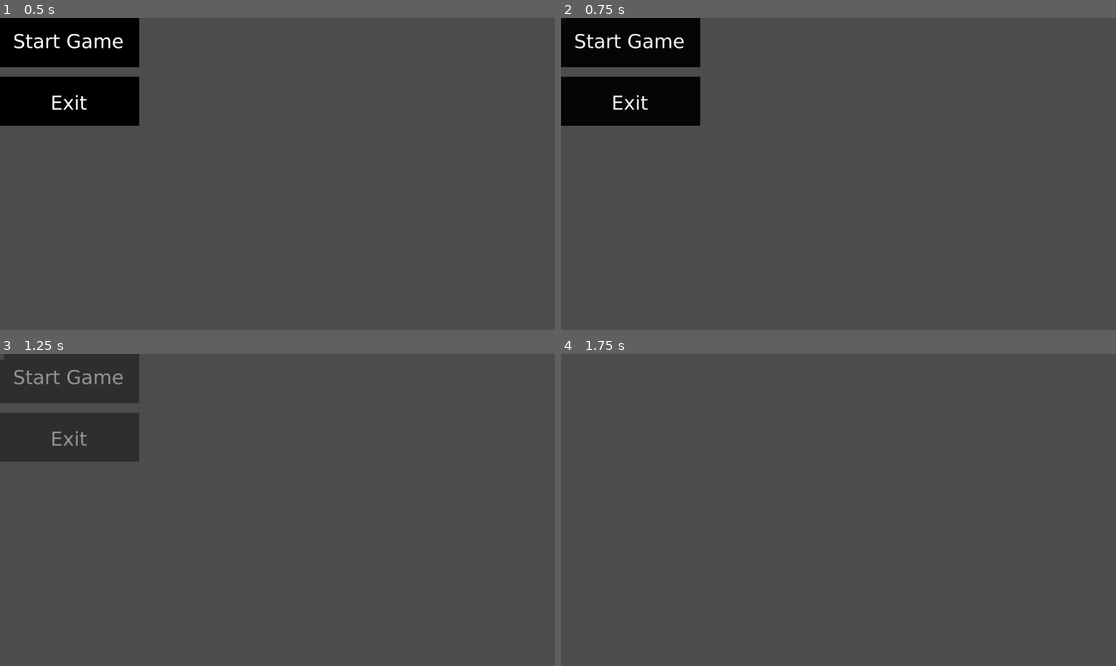
Above: before the commit, frames 1-4 (two rows, left to right).
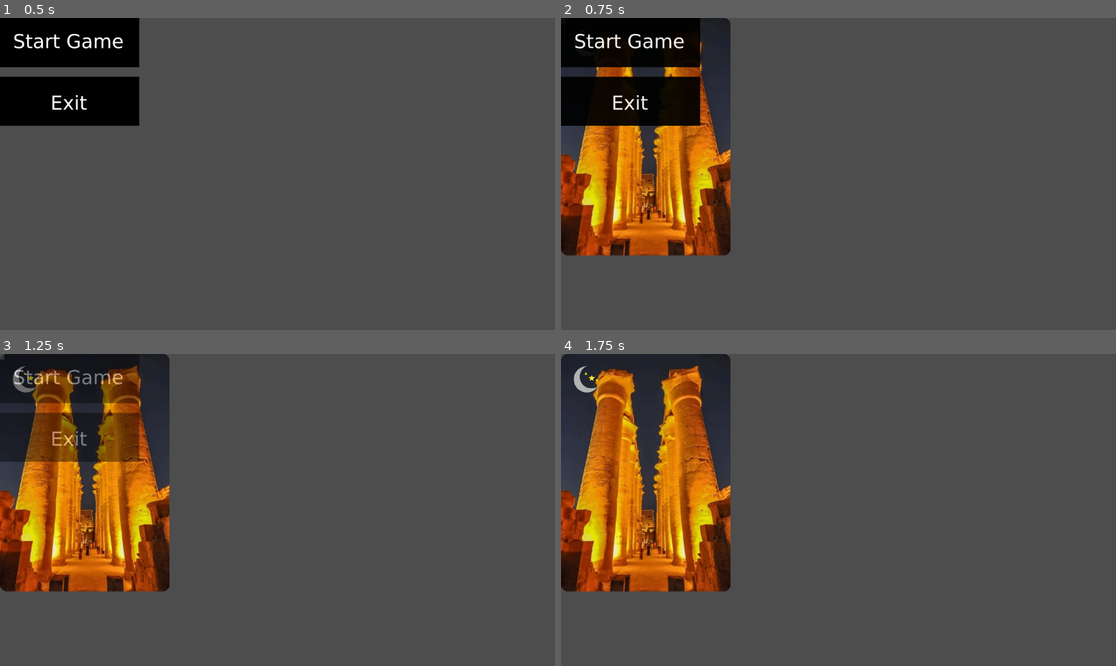
Above: after the commit, the same moments.

Repository: liambrownweb/Onirim
Game: Godot game, scene res://Main.tscn
The game is run twice, just before and just after one commit, with the same random seed, the same clock (stepped at 60 frames per second) and the same inputs.
Inputs (mouse positions are in pixels of both pictures, inside the frame that each line leads up to):
- Up to frame 1 (0.5 s): no input
- Up to frame 2 (0.75 s): click (633, 42) at 0.5 s
- Up to frame 3 (1.25 s): no input
- Up to frame 4 (1.75 s): click (633, 378) at 1.25 s

Frame 1 is identical in both runs. In frame 2, 15% of the frame differs, in the area x 0-31%, y 0-77%; in frame 3, 21%; in frame 4, 23%.

Commit message:
Cards appear on the game screen. Progress!

Diff:
--- /dev/null
+++ b/CardScene.tscn
@@ -0,0 +1,36 @@
+[gd_scene format=3 uid="uid://dyk2fh3hd2l84"]
+
+[ext_resource type="Texture2D" uid="uid://b2v7s7umeu6rg" path="res://images/karnak_pillars_night.png" id="1_hael8"]
+[ext_resource type="Texture2D" uid="uid://bop825bip6nss" path="res://images/moon.svg" id="2_21rx5"]
+
+[sub_resource type="StyleBoxFlat" id="StyleBoxFlat_3ujke"]
+corner_radius_top_left = 15
+corner_radius_top_right = 15
+corner_radius_bottom_right = 15
+corner_radius_bottom_left = 15
+
+[node name="Card" type="Node2D" unique_id=113991462]
+
+[node name="Panel" type="Panel" parent="." unique_id=1737825795]
+clip_children = 2
+clip_contents = true
+offset_right = 352.0
+offset_bottom = 493.0
+theme_override_styles/panel = SubResource("StyleBoxFlat_3ujke")
+
+[node name="BackgroundArt" type="TextureRect" parent="Panel" unique_id=1138843812]
+layout_mode = 1
+anchors_preset = 15
+anchor_right = 1.0
+anchor_bottom = 1.0
+grow_horizontal = 2
+grow_vertical = 2
+texture = ExtResource("1_hael8")
+expand_mode = 3
+
+[node name="Glyph" type="TextureRect" parent="Panel" unique_id=978775835]
+layout_mode = 0
+offset_right = 113.0
+offset_bottom = 113.0
+texture = ExtResource("2_21rx5")
+expand_mode = 3
--- a/game.gd
+++ b/game.gd
@@ -5,13 +5,14 @@
 const Decks = preload("res://components/decks.gd")
 
 @onready var game_in_progress = false
+
 # Called when the node enters the scene tree for the first time.
 func _ready() -> void:
 	pass # Replace with function body.
 
 
 # Called every frame. 'delta' is the elapsed time since the previous frame.
-func _process(delta: float) -> void:
+func _process(_delta: float) -> void:
 	pass
 
 func start_new_game() -> void:
@@ -19,6 +20,7 @@
 	game_deck.build_from(Decks.STANDARD)
 	game_deck.shuffle()
 	hand.append_array(game_deck.draw_top(5))
+	$Gameboard.init_ui()
 	game_in_progress = true
 
 func end_game() -> void:
--- a/game.tscn
+++ b/game.tscn
@@ -2,8 +2,13 @@
 
 [ext_resource type="Script" uid="uid://fpw0qtq4j1qs" path="res://game.gd" id="1_80nbo"]
 [ext_resource type="PackedScene" uid="uid://cibupdgynhap6" path="res://titlemenu.tscn" id="2_e2o6t"]
+[ext_resource type="Script" uid="uid://bt202sm4hf500" path="res://gameboard.gd" id="3_fc0e3"]
+[ext_resource type="PackedScene" uid="uid://dckiuu1fy2v86" path="res://gameboard.tscn" id="3_feb5d"]
 
 [node name="Game" type="Node2D" unique_id=1287225314]
 script = ExtResource("1_80nbo")
 
+[node name="Gameboard" parent="." unique_id=398388100 instance=ExtResource("3_feb5d")]
+script = ExtResource("3_fc0e3")
+
 [node name="Titlemenu" parent="." unique_id=931342479 instance=ExtResource("2_e2o6t")]
--- a/gameboard.gd
+++ b/gameboard.gd
@@ -1,6 +1,6 @@
 extends Node
-
-
+const CardScene = preload("res://CardScene.tscn")
+@onready var game: Node2D = get_node("/root/Main/Game")
 # Called when the node enters the scene tree for the first time.
 func _ready() -> void:
 	pass # Replace with function body.
@@ -9,3 +9,17 @@
 # Called every frame. 'delta' is the elapsed time since the previous frame.
 func _process(delta: float) -> void:
 	pass
+
+func init_ui() -> void:
+	populate_hand()
+
+func populate_hand() -> void:
+	for data in game.hand:
+		var card = CardScene.instantiate()
+		# initialize card (example properties — adapt to your Card.tscn API)
+		if card.has_method("set_card_data"):
+			card.set_card_data(data)
+		elif card.has_node("Sprite") and data.texture:
+			card.get_node("Sprite").texture = load(data.texture)
+		add_child(card)
+		$PlayerHand.add_child(card)
--- a/titlemenu.gd
+++ b/titlemenu.gd
@@ -14,7 +14,7 @@
 @onready var is_open: bool = true
 
 # Called every frame. 'delta' is the elapsed time since the previous frame.
-func _process(delta: float) -> void:
+func _process(_delta: float) -> void:
 	pass
 
 func _init() -> void:
Binary file added: images/karnak_pillars_night.png
Not shown, added: images/karnak_pillars_night.png.import
